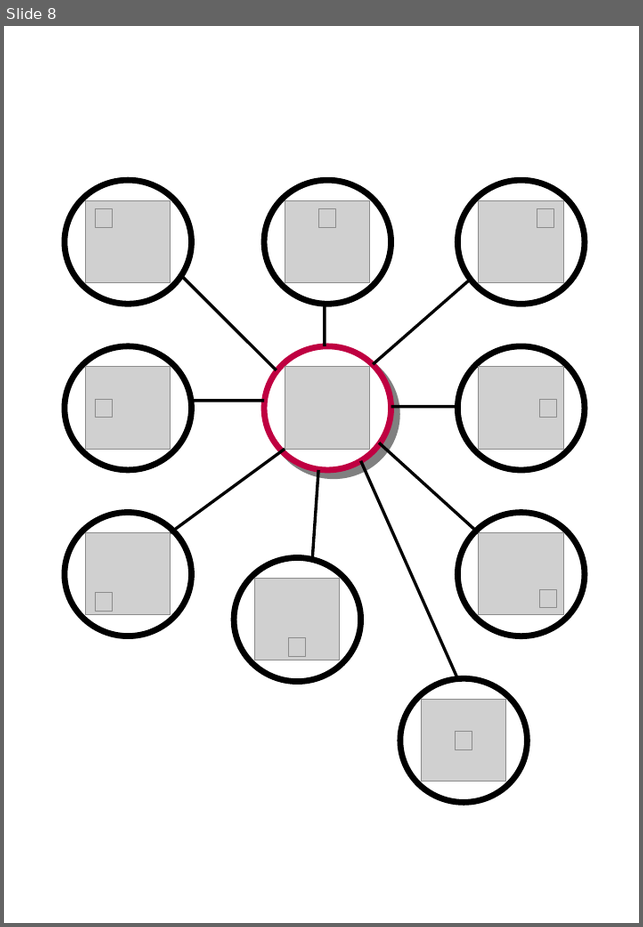
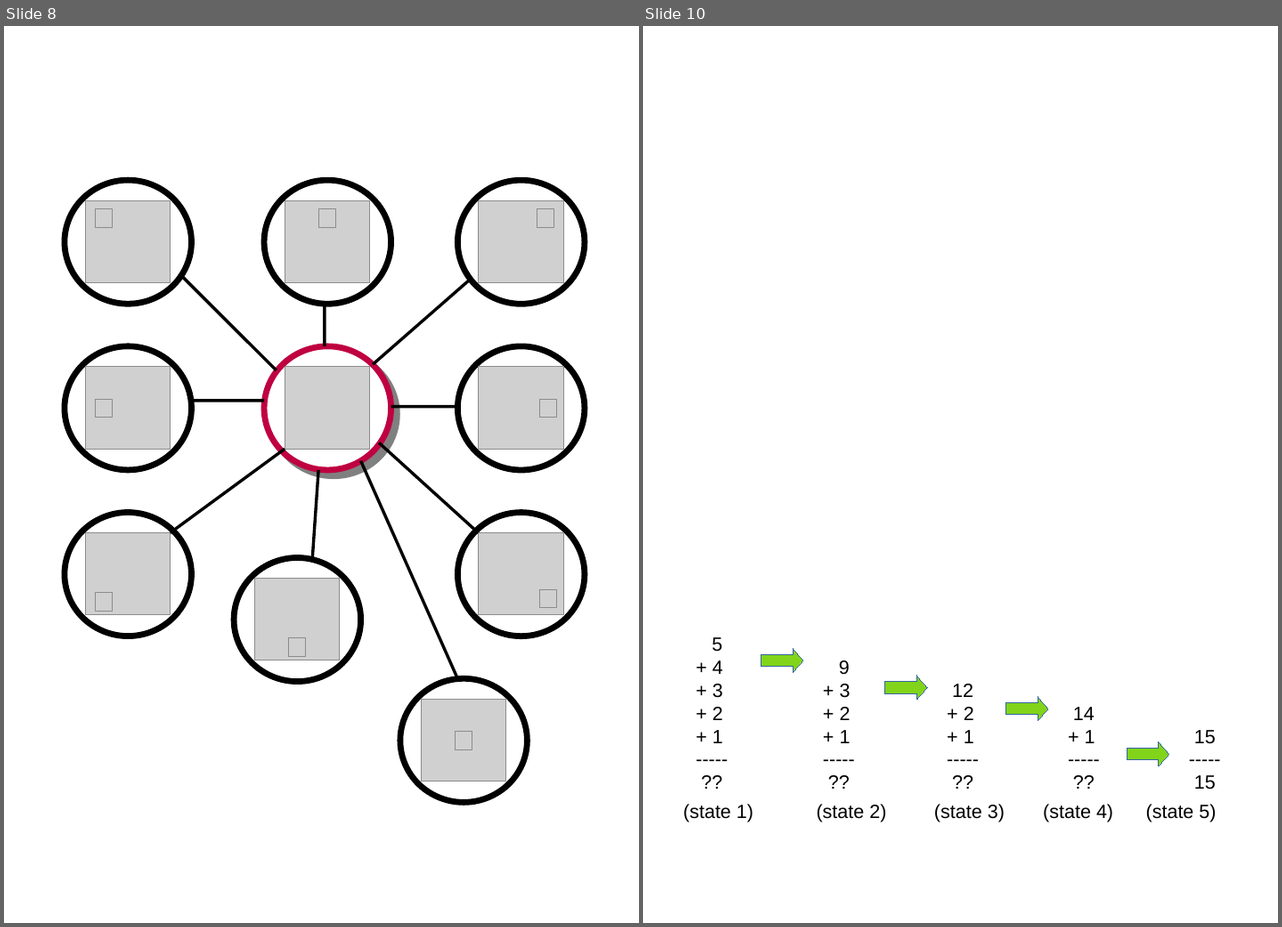
Before and after one commit to fabhrius/La-Cosa, a slide deck: capitulos/2 - Estados de un proceso/Estados de un proceso.odp. Shown side by side, each under a label of ours: slide 8 before the commit, slides 8 and 10 after it; the slides between them are not shown. The pictures are 643x927 and 1282x927 pixels, drawn with LibreOffice and Linux fonts; fonts in the diff are those of the drawing; grey boxes stand for pictures. Boxes give left, top, right and bottom in pixels: in the first picture for what was removed or moved away, otherwise in the second. Text is boxed around its words. In the diff, an @@ line names an element or a change of style, - is before the commit and + after.

```diff
--- a/capitulos/2 - Estados de un proceso/Estados de un proceso.odp
+++ b/capitulos/2 - Estados de un proceso/Estados de un proceso.odp
@@ slide 10 added at [643, 26, 1278, 923], background #FFFFFF @@
@@ text added at [712, 637, 723, 743], 18 pt, text #000000 @@
+5
++ 4
++ 3
++ 2
++ 1
+-----
+??
@@ right arrow added at [761, 648, 803, 672], fill #81D41A, outline #3465A4 0 pt @@
@@ text added at [839, 661, 850, 743], 18 pt, text #000000 @@
+9
++ 3
++ 2
++ 1
+-----
+??
@@ right arrow added at [885, 676, 927, 700], fill #81D41A, outline #3465A4 0 pt @@
@@ text added at [952, 684, 974, 743], 18 pt, text #000000 @@
+12
++ 2
++ 1
+-----
+??
@@ right arrow added at [1005, 697, 1047, 720], fill #81D41A, outline #3465A4 0 pt @@
@@ text added at [1073, 707, 1095, 743], 18 pt, text #000000 @@
+14
++ 1
+-----
+??
@@ right arrow added at [1126, 742, 1169, 766], fill #81D41A, outline #3465A4 0 pt @@
@@ text added at [1194, 730, 1215, 790], 18 pt, text #000000 @@
+15
+-----
+15
@@ text added at [683, 804, 753, 823], 18 pt, text #000000 @@
+(state 1)
@@ text added at [817, 804, 886, 823], 18 pt, text #000000 @@
+(state 2)
@@ text added at [934, 804, 1004, 823], 18 pt, text #000000 @@
+(state 3)
@@ text added at [1043, 804, 1113, 823], 18 pt, text #000000 @@
+(state 4)
@@ text added at [1146, 804, 1215, 823], 18 pt, text #000000 @@
+(state 5)
```
Also in this commit, not shown: 2 other slides added, 4 other files.
